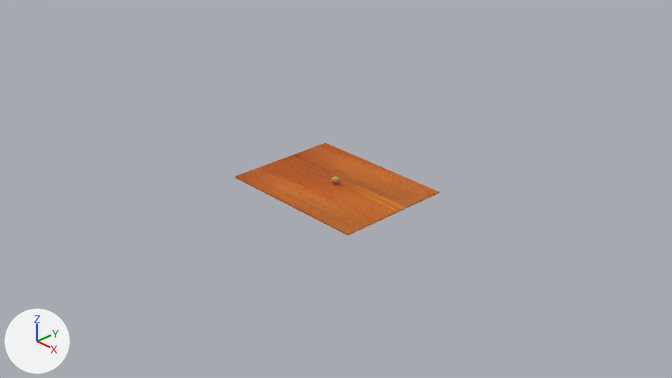
The Blender file apple/apple.blend, before and after one commit.
Both versions are drawn from the file's camera 'Camera'. Lighting does not change. The marker at lower left points along +X, +Y and +Z.

The scene before the commit, as lines of its bpy script (objects in view):
```python
ob_bowl = bpy.data.objects.new('Bowl', me_sphere_001)
ob_bowl.location = (0.0, 0.0, 0.0)
ob_fabric = bpy.data.objects.new('fabric', me_plane)
ob_fabric.location = (0.0, 0.0, 0.0)
ob_fabric.rotation_euler = (0.32, -0.00431, -1.668)  # degrees (18, -0.2, -96)
ob_plank = bpy.data.objects.new('plank', me_cube_003)
ob_plank.location = (0.0, 0.681, -0.007)
```
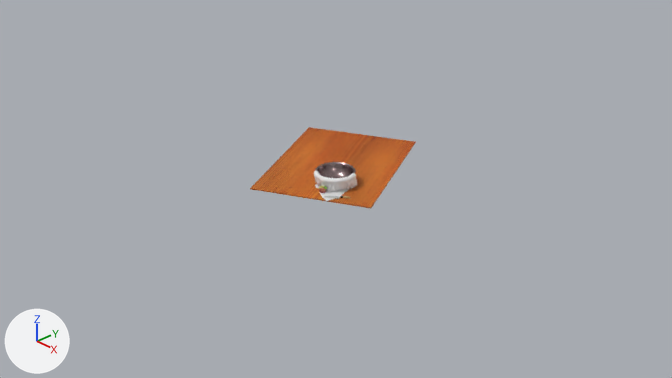
Pixel boxes [x1, y1, x2, y2] of what changed, in the pictures (672 x 378 px):
'plank', moved, turned: before [235, 143, 440, 236]; after [250, 127, 416, 208]
'fabric', shown: after [313, 170, 357, 201]
'Bowl', shown: after [315, 162, 356, 178]

Edits to the bpy script that builds the scene:
```text
Change ob_bowl:
    remove ob_bowl.hide_set(True)
Change ob_plank:
    ob_plank.location: (0.0, 0.681, -0.007) -> (0.198, 0.731, -0.007)
    ob_plank.rotation_euler: (0.0, 0.0, 0.0) -> (0.0, 0.0, -1.091)  # degrees (0, 0, 0) -> degrees (0, 0, -63)
Change ob_fabric:
    remove ob_fabric.hide_set(True)
```
